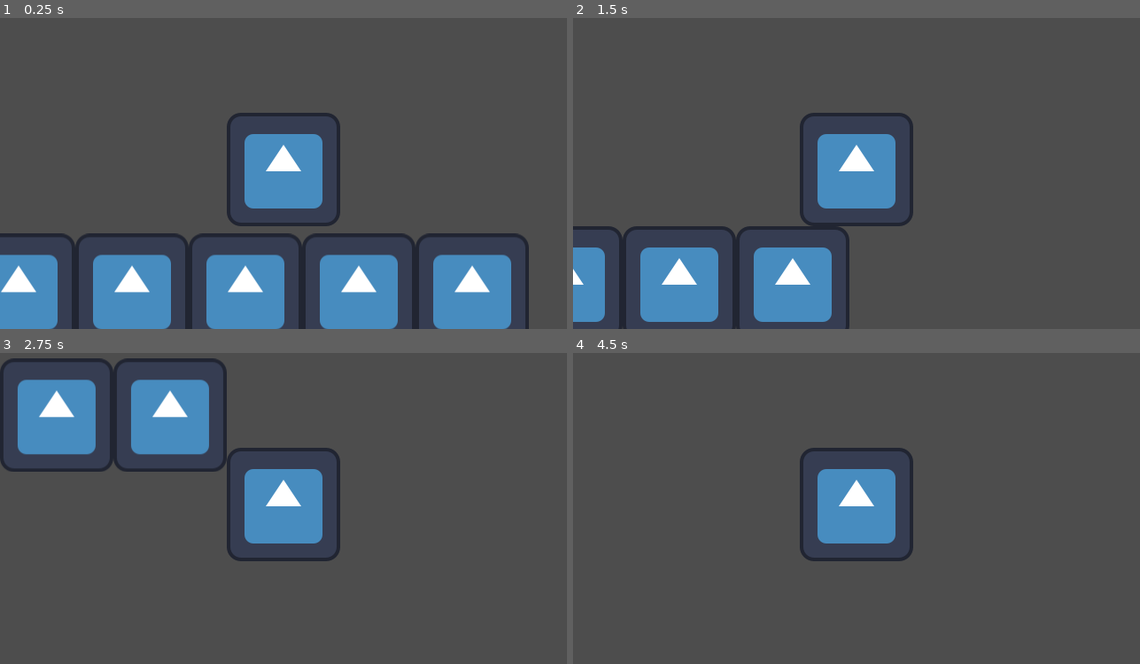
Above: before the commit, frames 1-4 (two rows, left to right).
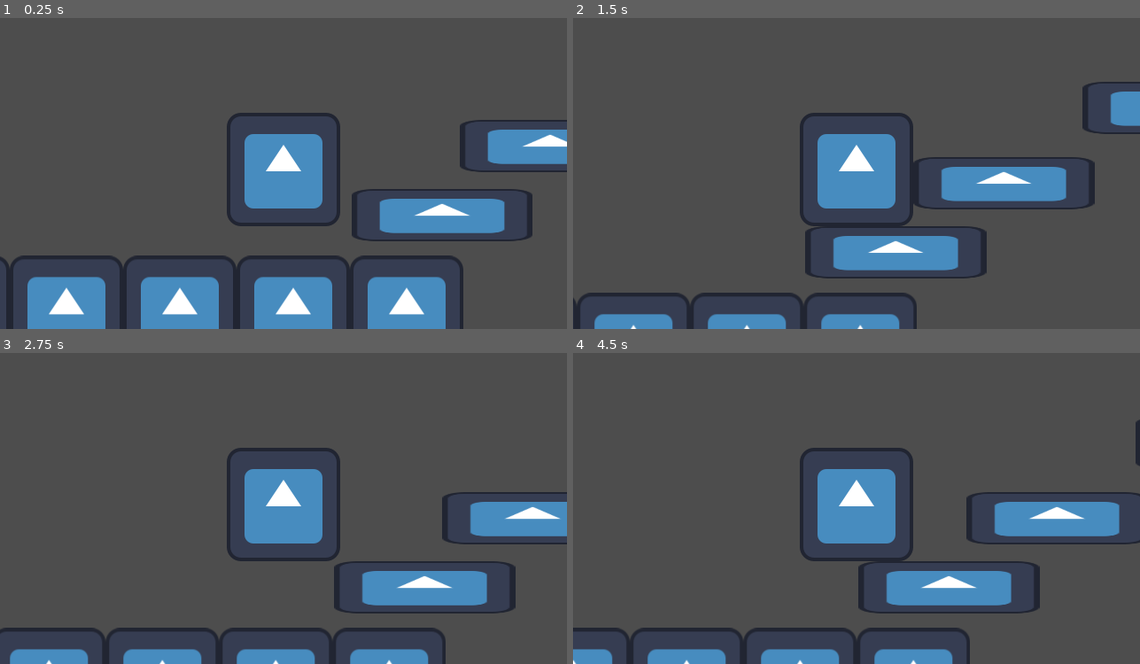
Above: after the commit, the same moments.

Repository: VeeT23/gmtk_2025
Game: Godot game, scene res://assets/world/main.tscn
The game is run twice, just before and just after one commit, with the same random seed, the same clock (stepped at 60 frames per second) and the same inputs. This scene is started directly instead of the project's main scene. The engine's default icon, where the game draws it, is replaced by a stand-in: a white triangle on a blue panel in a dark square.
Inputs (mouse positions are in pixels of both pictures, inside the frame that each line leads up to):
- Up to frame 1 (0.25 s): no input
- Up to frame 2 (1.5 s): tap Enter (ui_accept) at 0.5, 0.77 s; move the mouse to (981, 154) at 0.52 s; hold D (right) from 0.53 s (still down); click (981, 154) at 0.67 s; move the mouse to (743, 185) at 1.27 s
- Up to frame 3 (2.75 s): tap Enter (ui_accept) at 1.52 s; move the mouse to (340, 433) at 2.02 s; release D (right) at 2.03 s; hold A (left) from 2.03 s (still down)
- Up to frame 4 (4.5 s): move the mouse to (828, 567) at 2.77 s; release A (left) at 2.78 s; hold D (right) 2.78-4.28 s; click (828, 567) at 2.92 s; tap Enter (ui_accept) at 3.02, 3.5, 3.77 s; move the mouse to (1026, 552) at 3.52 s; move the mouse to (686, 455) at 4.27 s; hold A (left) from 4.28 s (still down)

The runs differ from the first frame. In frame 1, 22% of the frame differs, in the area x 0-100%, y 32-100%; in frame 2, 18%; in frame 3, 18%; in frame 4, 9.9%.

Commit message:
Increase jump velocity and add respawn logic
Raised the player's jump velocity for higher jumps and implemented a respawn mechanism when the player falls below y=600. Updated initial player position and added new platforms to the main scene for expanded level design.

Diff:
--- a/assets/player/player.gd
+++ b/assets/player/player.gd
@@ -2,7 +2,7 @@
 
 
 const SPEED = 300.0
-const JUMP_VELOCITY = -400.0
+const JUMP_VELOCITY = -500.0
 
 
 func _physics_process(delta: float) -> void:
@@ -10,6 +10,9 @@
 	if not is_on_floor():
 		velocity += get_gravity() * delta
 
+	if position.y > 600:
+		position.x = 629
+		position.y = 339
 	# Handle jump.
 	if Input.is_action_just_pressed("ui_accept") and is_on_floor():
 		velocity.y = JUMP_VELOCITY
--- a/assets/world/main.tscn
+++ b/assets/world/main.tscn
@@ -20,7 +20,7 @@
 texture = ExtResource("1_btw8h")
 
 [node name="Player" parent="." instance=ExtResource("2_p0te5")]
-position = Vector2(555, 364)
+position = Vector2(629, 339)
 
 [node name="StaticBody2D2" type="StaticBody2D" parent="."]
 position = Vector2(640, 529)
@@ -62,6 +62,39 @@
 [node name="Icon" type="Sprite2D" parent="StaticBody2D5"]
 texture = ExtResource("1_btw8h")
 
+[node name="StaticBody2D6" type="StaticBody2D" parent="."]
+position = Vector2(808, 419)
+scale = Vector2(1.59721, 0.458899)
+metadata/_edit_group_ = true
+
+[node name="CollisionShape2D" type="CollisionShape2D" parent="StaticBody2D6"]
+shape = SubResource("RectangleShape2D_0hol4")
+
+[node name="Icon" type="Sprite2D" parent="StaticBody2D6"]
+texture = ExtResource("1_btw8h")
+
+[node name="StaticBody2D7" type="StaticBody2D" parent="."]
+position = Vector2(930, 341)
+scale = Vector2(1.59721, 0.458899)
+metadata/_edit_group_ = true
+
+[node name="CollisionShape2D" type="CollisionShape2D" parent="StaticBody2D7"]
+shape = SubResource("RectangleShape2D_0hol4")
+
+[node name="Icon" type="Sprite2D" parent="StaticBody2D7"]
+texture = ExtResource("1_btw8h")
+
+[node name="StaticBody2D8" type="StaticBody2D" parent="."]
+position = Vector2(1121, 256)
+scale = Vector2(1.59721, 0.458899)
+metadata/_edit_group_ = true
+
+[node name="CollisionShape2D" type="CollisionShape2D" parent="StaticBody2D8"]
+shape = SubResource("RectangleShape2D_0hol4")
+
+[node name="Icon" type="Sprite2D" parent="StaticBody2D8"]
+texture = ExtResource("1_btw8h")
+
 [node name="CanvasLayer" type="CanvasLayer" parent="."]
 
 [node name="PauseMenu" parent="CanvasLayer" instance=ExtResource("3_p0te5")]
